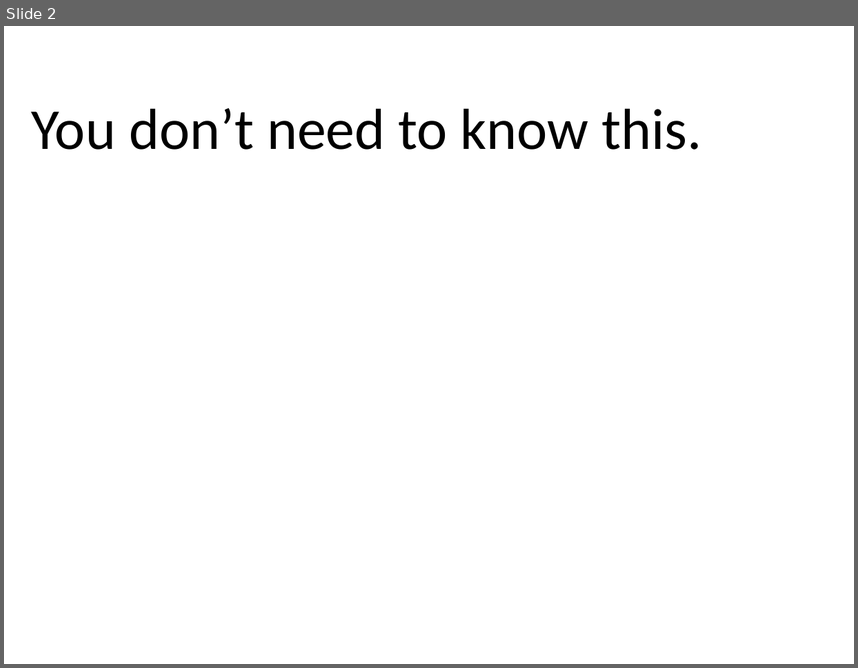
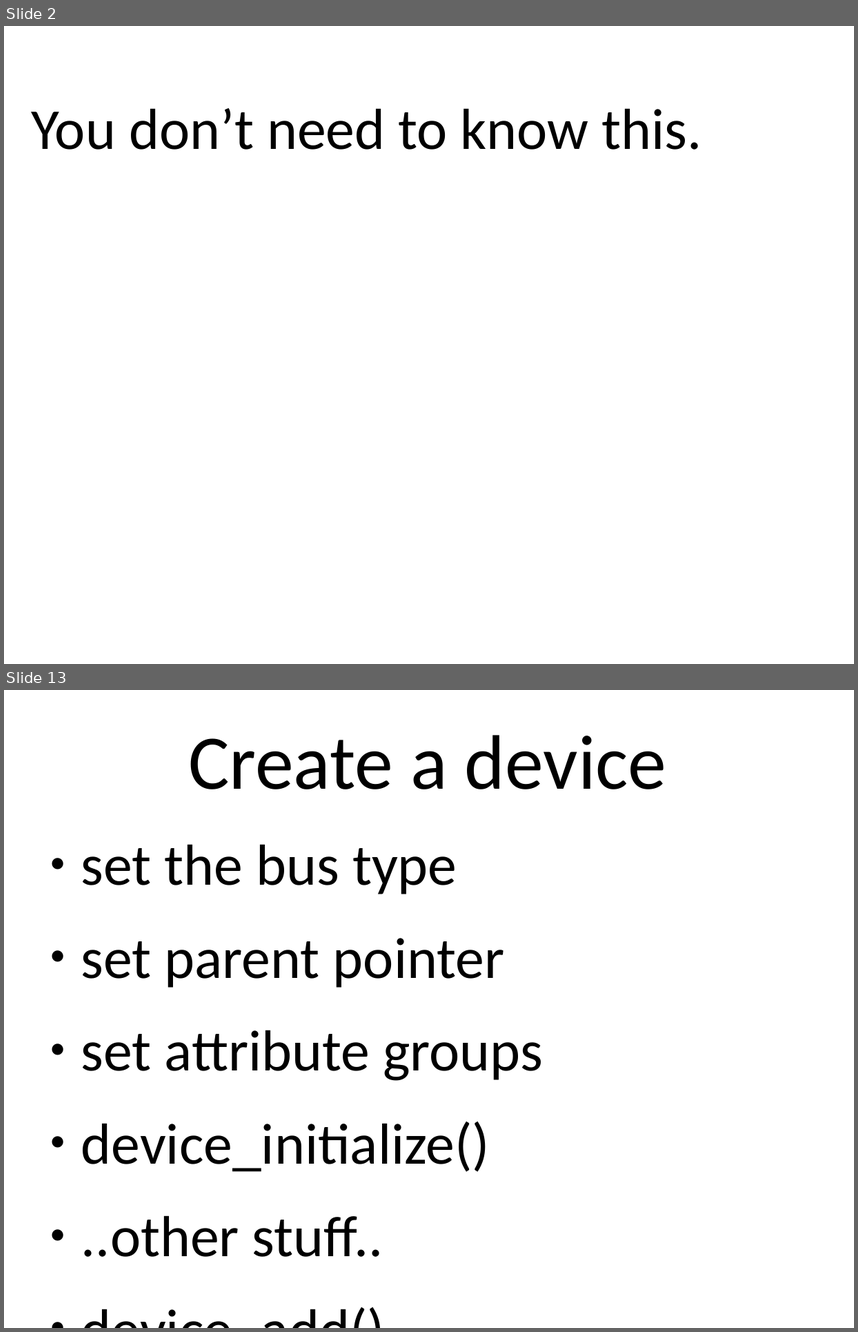
Before and after one commit to gregkh/presentation-driver-model, a slide deck: driver-model.odp. Shown one above the other, each under a label of ours: slide 2 before the commit, slides 2 and 13 after it; the slides between them are not shown. The pictures are 858x668 and 858x1332 pixels, drawn with LibreOffice and Linux fonts; fonts in the diff are those of the drawing. Boxes give left, top, right and bottom in pixels: in the first picture for what was removed or moved away, otherwise in the second. Text is boxed around its words. In the diff, an @@ line names an element or a change of style, - is before the commit and + after.

```diff
--- a/driver-model.odp
+++ b/driver-model.odp
@@ slide 13 added at (x1=4, y1=690, x2=854, y2=1328), background #FFFFFF @@
@@ text added at (x1=188, y1=735, x2=666, y2=789), 72 pt, text #000000 @@
+Create a device
@@ text added at (x1=81, y1=844, x2=543, y2=1256), 54 pt, text #000000 @@
+● set the bus type
+● set parent pointer
+● set attribute groups
+● device_initialize()
+● ..other stuff..
+● device_add()
```
Also in this commit, not shown: 4 slides changed, 9 other slides added, 10 slides removed.
